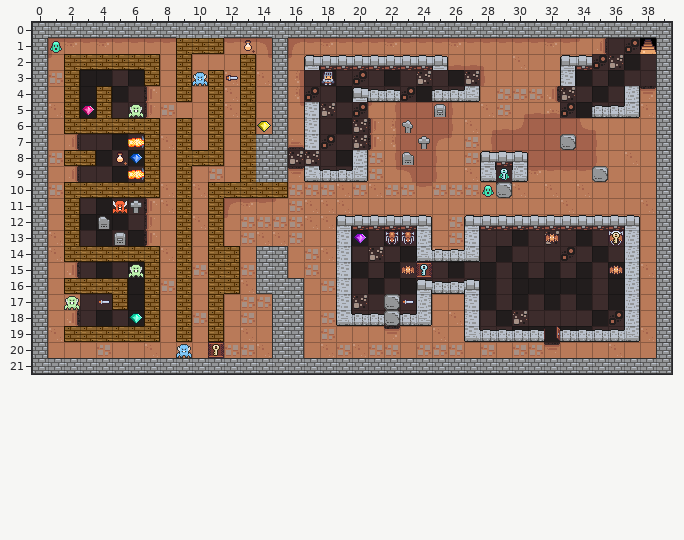
Tiled map -- data/tmx/s01_level_05.tmx. That is the earlier state.
Cells are 16x16 px. Shown: x 0..39, y 0..21.
The result:
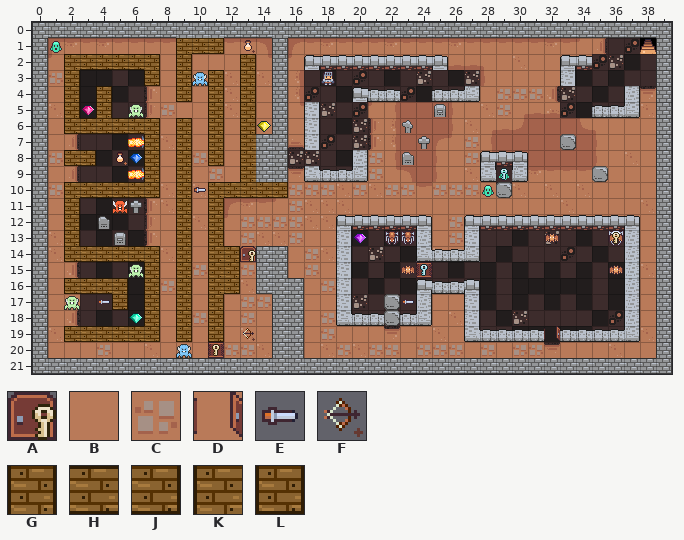
Key: from "door": A 3; from "ground": B 20, C 26, D 27; from "powerup": E 0, F 1; from "single-wood-wall": G 3, H 4, J 9, K 11, L 14.
_ is an empty cell.
Objects are placed by their top-left corner, in cells (3,4 is the top-left corner of cell 3,4); size is 1x1 cell unless given.
Change:
Layer "ground":
The edit adds tile C in row 8 at x 10.
Tile B gives way to tile D in row 14 at x 13.
Layer "obstacle":
Tile K gives way to tile G in row 8 at x 9.
Tile J gives way to tile L in row 8 at x 11.
The edit erases tile H in row 8 at x 10.
Layer "collectable/powerup":
Object E "powerup-sword" at 12,3 becomes E "powerup-sword" at 10,10.
A new object: F "powerup-bow" at 13,19.
Layer "door":
A new object: A "door-gold" at 13,14.
Boxes around the changes in both pictures, in picture pixels (x1, y1, x2, y2):
old place: (226, 75, 238, 81)
changed: (188, 150, 209, 166)
new place: (194, 187, 206, 193)
changed: (240, 246, 256, 262)
added: (242, 328, 255, 341)
